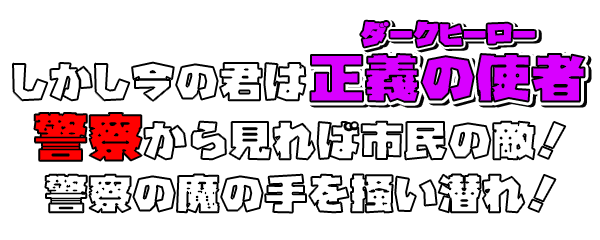
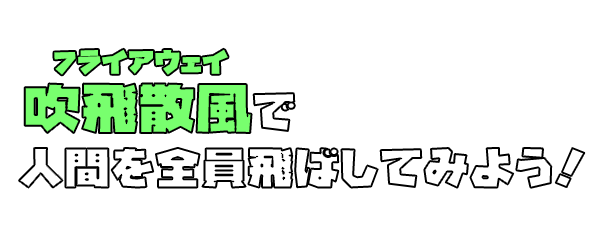
Layers edited between the first and the second 600×240 image:
added group "tips3" (1st of 2) with 3 layers above "グループ 11" over [19, 49, 585, 188]
added layer "吹飛散風で" in group "tips3" over [24, 83, 295, 133]
added layer "フライアウェイ" (1st of 2, in "tips3") in group "tips3" over [54, 49, 228, 75]
added layer "人間を全員飛ばしてみよう！" in group "tips3" over [19, 148, 585, 188]
hid group "tips3" (2nd of 2, in "グループ 11") (7 layers), moved it into group "グループ 11" over [13, 19, 589, 213]
